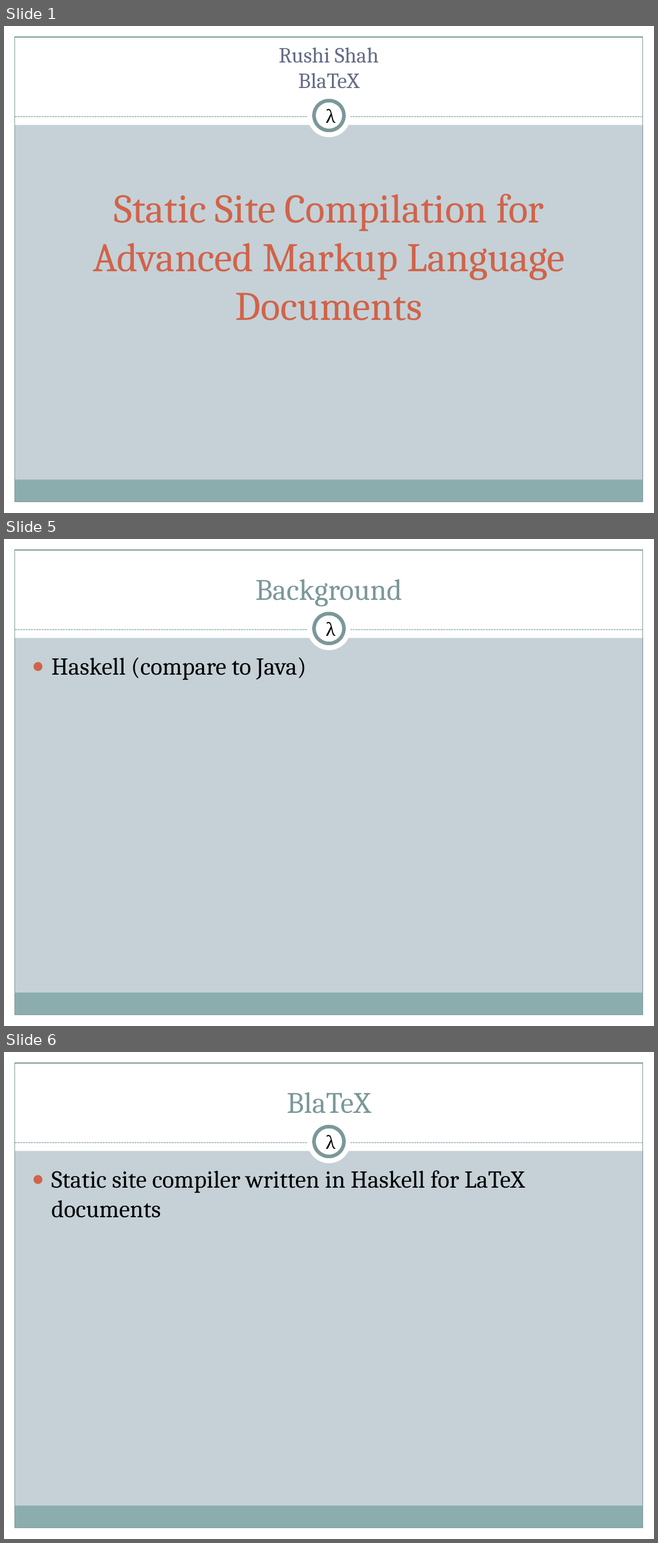
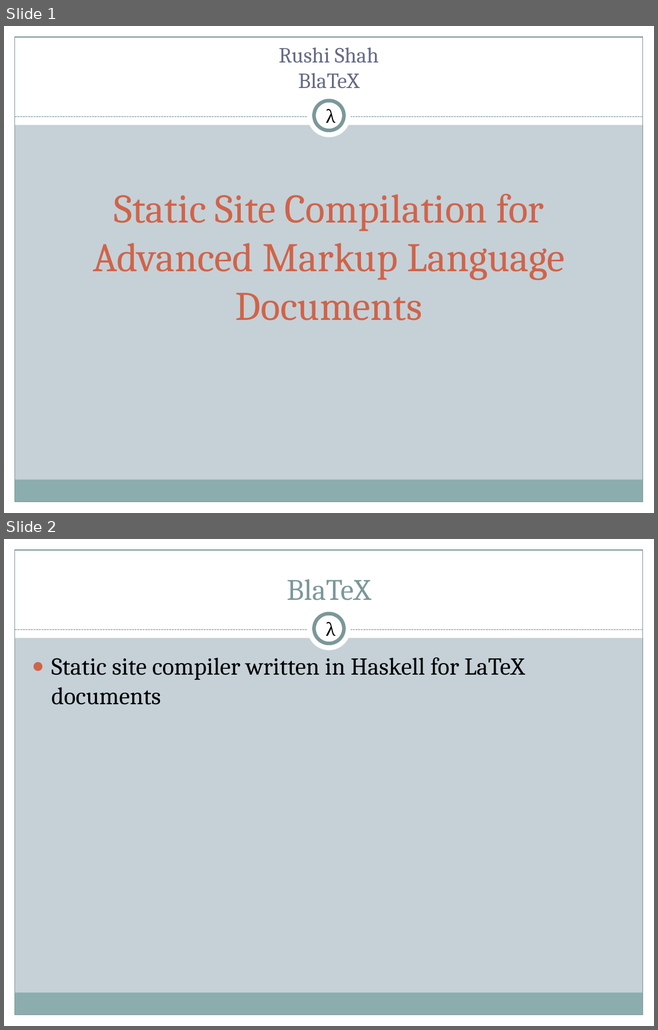
Before and after one commit to 2016rshah/Meta-BlaTeX, a slide deck: Presentations/Final_Presentation.pptx. Shown one above the other, each under a label of ours: slides 1, 5 and 6 before the commit, slides 1 and 2 after it; the slides between them are not shown. The pictures are 658x1543 and 658x1030 pixels, drawn with LibreOffice and Linux fonts; fonts in the diff are those of the drawing. Boxes give left, top, right and bottom in pixels: in the first picture for what was removed or moved away, otherwise in the second. Text is boxed around its words. In the diff, an @@ line names an element or a change of style, - is before the commit and + after.

```diff
--- a/Presentations/Final_Presentation.pptx
+++ b/Presentations/Final_Presentation.pptx
@@ slide 5 removed at (4, 539, 654, 1026), background #C5D1D7; not listed: 9 template elements that a slide beside it also shows @@
@@ title removed at (255, 579, 402, 606) @@
-Background
@@ text removed at (326, 622, 336, 641) @@
-λ
@@ text removed at (52, 657, 306, 680) @@
-● Haskell (compare to Java)
@@ what was slide 6 is now slide 2 @@
```
Also in this commit, not shown: 4 slides changed, 2 slides added, 3 other slides removed.
